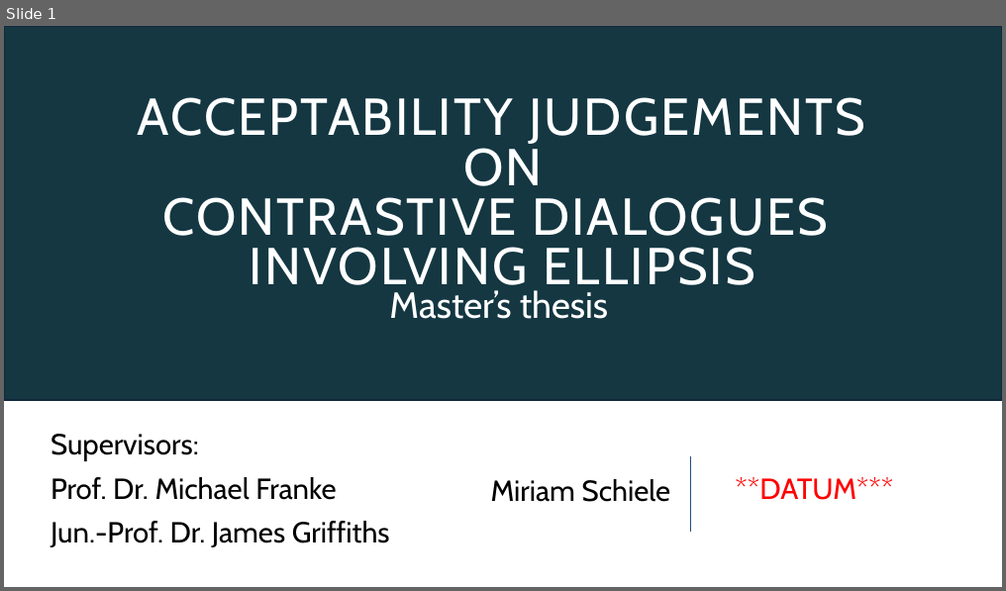
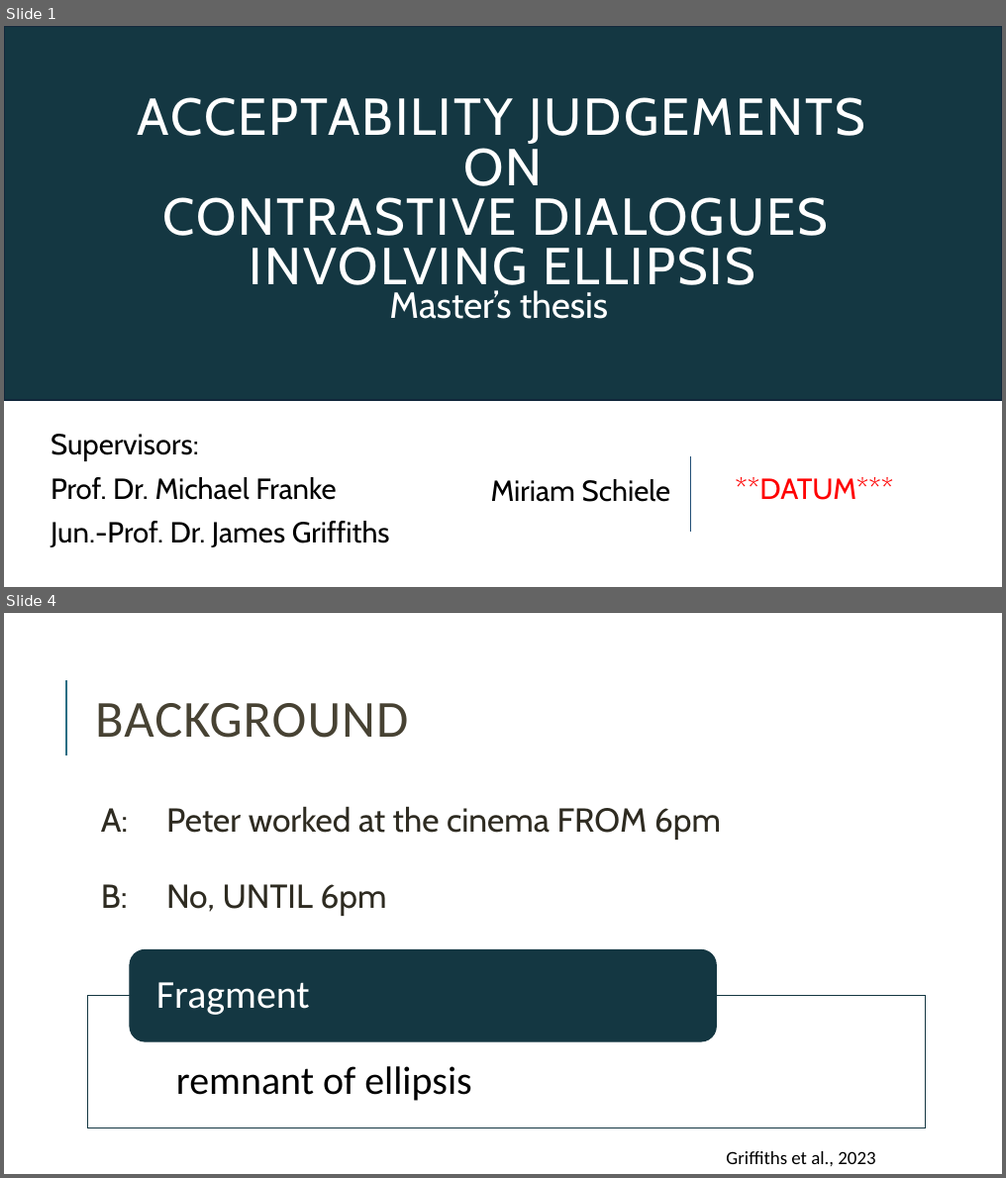
Before and after one commit to miriamschiele/MA, a slide deck: presentation/Miriam Schiele, MA presentation.pptx. Shown one above the other, each under a label of ours: slide 1 before the commit, slides 1 and 4 after it; the slides between them are not shown. The pictures are 1006x591 and 1006x1178 pixels, drawn with LibreOffice and Linux fonts; fonts in the diff are those of the drawing. Boxes give left, top, right and bottom in pixels: in the first picture for what was removed or moved away, otherwise in the second. Text is boxed around its words. In the diff, an @@ line names an element or a change of style, - is before the commit and + after.

```diff
--- a/presentation/Miriam Schiele, MA presentation.pptx
+++ b/presentation/Miriam Schiele, MA presentation.pptx
@@ slide 4 added at bbox=[4, 613, 1002, 1174], background #FFFFFF @@
@@ line added from (66, 756) to (66, 680), #286E84 1.5 pt @@
@@ title added at bbox=[95, 703, 408, 738], 50 pt, text #474233 @@
+BACKGROUND
@@ text added at bbox=[101, 806, 721, 916], 32 pt, text #2E2B21 @@
+  A: Peter worked at the cinema FROM 6pm
+  B: No, UNTIL 6pm
@@ group added at bbox=[88, 950, 926, 1129]: 2 texts, 1 rectangle, 1 rounded rectangle @@
+  • remnant of ellipsis
+Fragment
@@ text added at bbox=[726, 1152, 875, 1166], 18 pt, text #000000 @@
+Griffiths et al., 2023
```
Also in this commit, not shown: 7 slides changed, 12 other slides added, 1 slide removed, 8 other files.
